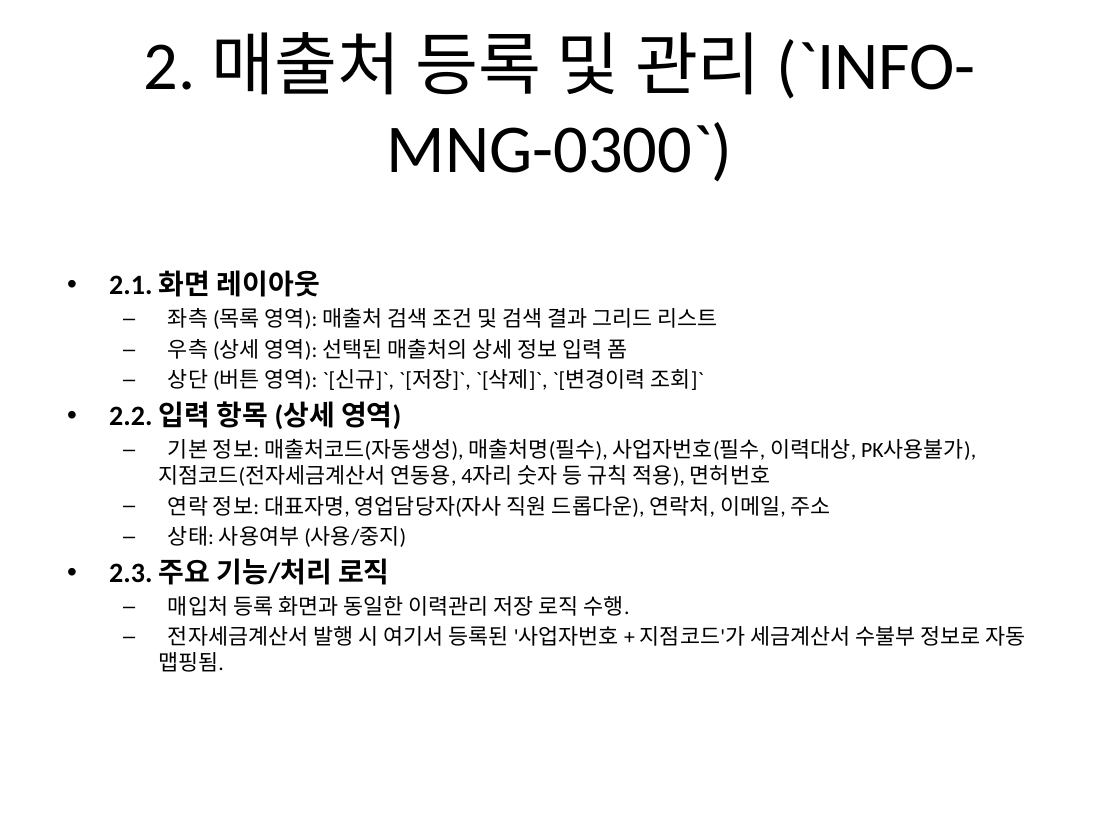
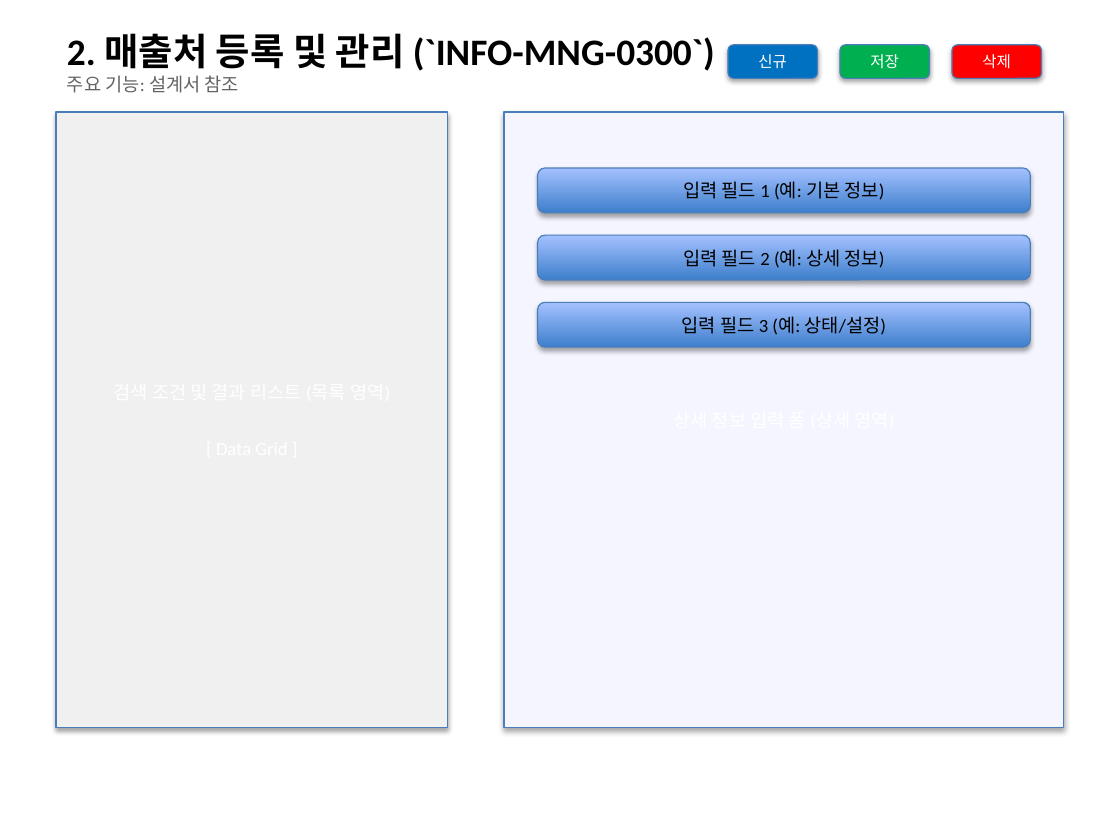
Before and after one commit to sooil-c/PSA-DOCS, a slide deck: slide 3 of 02_설계/화면정의서.pptx. Drawn at 1120x840 pixels with LibreOffice and Linux fonts; fonts in the diff are those of the drawing. Boxes give left, top, right and bottom in pixels: in the first picture for what was removed or moved away, otherwise in the second. Text is boxed around its words. In the diff, an @@ line names an element or a change of style, - is before the commit and + after.

```diff
--- a/02_설계/화면정의서.pptx
+++ b/02_설계/화면정의서.pptx
@@ text "2. 매출처 등록 및 관리 ..." moved from (x1=144, y1=32, x2=976, y2=182) to (x1=67, y1=33, x2=715, y2=71) @@
@@ text "2. 매출처 등록 및 관리 ..." at (x1=67, y1=33, x2=715, y2=71): size 44 to 24 pt, bold on; alignment centre to left; vertical alignment middle to top @@
@@ rounded rectangle added at (x1=728, y1=45, x2=818, y2=78), fill #0070C0, outline #4B7EBC 0.75 pt, 10 pt, text #FFFFFF @@
+신규
@@ rounded rectangle added at (x1=840, y1=45, x2=930, y2=78), fill #00B050, outline #4B7EBC 0.75 pt, 10 pt, text #FFFFFF @@
+저장
@@ rounded rectangle added at (x1=952, y1=45, x2=1042, y2=78), fill #FF0000, outline #4B7EBC 0.75 pt, 10 pt, text #FFFFFF @@
+삭제
@@ text added at (x1=67, y1=75, x2=239, y2=93), 12 pt, text #646464 @@
+주요 기능: 설계서 참조
@@ rectangle added at (x1=56, y1=112, x2=448, y2=728), fill #F0F0F0, outline #4B7EBC 0.75 pt @@
@@ rectangle added at (x1=504, y1=112, x2=1064, y2=728), fill #F5F5FF, outline #4B7EBC 0.75 pt @@
@@ rounded rectangle added at (x1=538, y1=168, x2=1030, y2=213), fill gradient #3F80CE to #A4C4FF, outline #4B7EBC 0.75 pt, 12 pt, text #000000 @@
+입력 필드 1 (예: 기본 정보)
@@ rounded rectangle added at (x1=538, y1=235, x2=1030, y2=280), fill gradient #3F80CE to #A4C4FF, outline #4B7EBC 0.75 pt, 12 pt, text #000000 @@
+입력 필드 2 (예: 상세 정보)
@@ text removed at (x1=109, y1=270, x2=1025, y2=672) @@
-• 2.1. 화면 레이아웃
-  – 좌측 (목록 영역): 매출처 검색 조건 및 검색 결과 그리드 리스트
-  – 우측 (상세 영역): 선택된 매출처의 상세 정보 입력 폼
-  – 상단 (버튼 영역): `[신규]`, `[저장]`, `[삭제]`, `[변경이력 조회]`
-• 2.2. 입력 항목 (상세 영역)
-  – 기본 정보: 매출처코드(자동생성), 매출처명(필수), 사업자번호(필수, 이력대상, PK사용불가), 지점코드(전자세금계산서 연동용, 4자리 숫자 등 규칙 적용), 면허번호
-  – 연락 정보: 대표자명, 영업담당자(자사 직원 드롭다운), 연락처, 이메일, 주소
-  – 상태: 사용여부 (사용/중지)
-• 2.3. 주요 기능/처리 로직
-  – 매입처 등록 화면과 동일한 이력관리 저장 로직 수행.
-  – 전자세금계산서 발행 시 여기서 등록된 '사업자번호 + 지점코드'가 세금계산서 수불부 정보로 자동 맵핑됨.
@@ rounded rectangle added at (x1=538, y1=302, x2=1030, y2=347), fill gradient #3F80CE to #A4C4FF, outline #4B7EBC 0.75 pt, 12 pt, text #000000 @@
+입력 필드 3 (예: 상태/설정)
```
Also in this commit, not shown: 5 other slides changed, 4 slides added, 4 slides removed.
